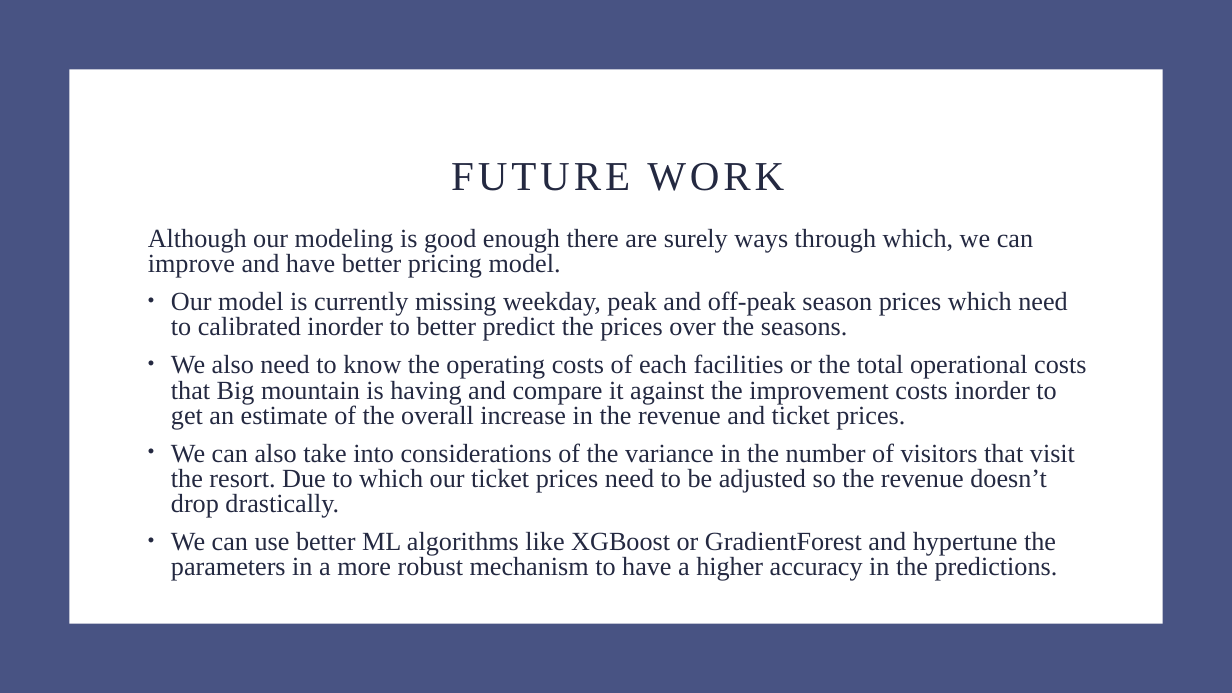
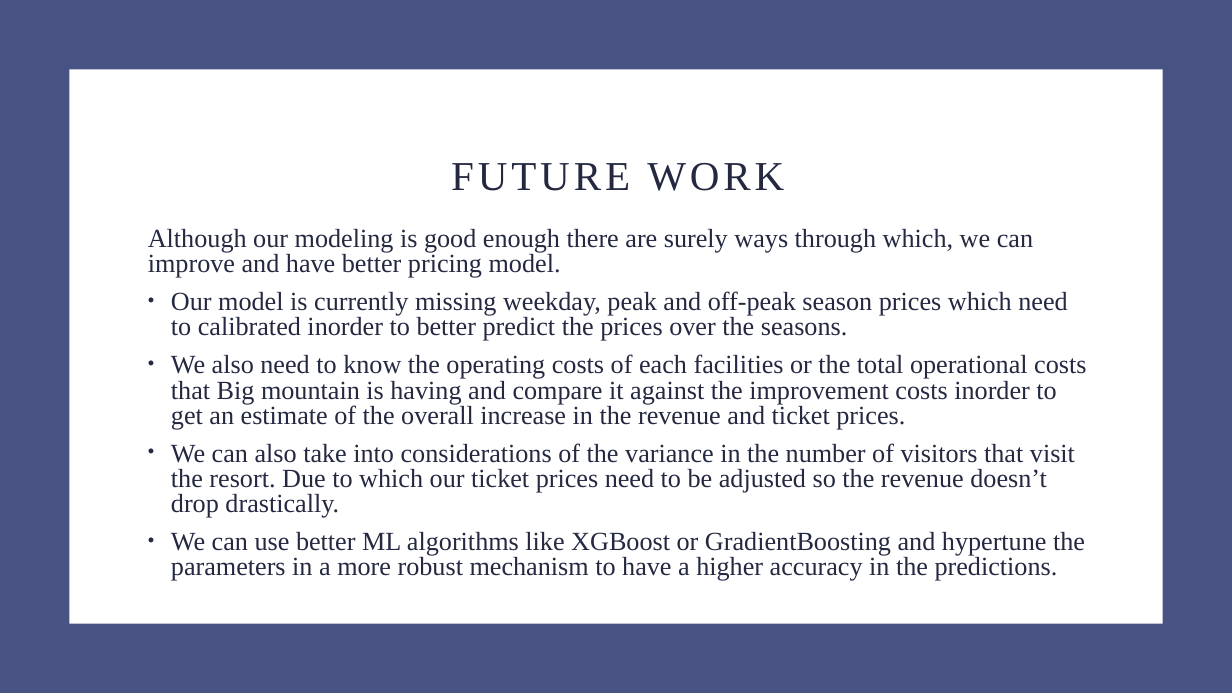
Before and after one commit to dharitsura248/SpringBoard_DataScience, a slide deck: slide 9 of DataScienceGuidedCapstone/Notebooks/Reports/BigMountainResort.pptx. Drawn at 1232x693 pixels with LibreOffice and Linux fonts; fonts in the diff are those of the drawing. Boxes give left, top, right and bottom in pixels: in the first picture for what was removed or moved away, otherwise in the second. Text is boxed around its words. In the diff, an @@ line names an element or a change of style, - is before the commit and + after.

```diff
--- a/DataScienceGuidedCapstone/Notebooks/Reports/BigMountainResort.pptx
+++ b/DataScienceGuidedCapstone/Notebooks/Reports/BigMountainResort.pptx
@@ text at (x1=171, y1=532, x2=1085, y2=581): text changed @@
-• We can use better ML algorithms like XGBoost or GradientForest and hypertune the parameters in a more robust mechanism to have a higher accuracy in the predictions.
+• We can use better ML algorithms like XGBoost or GradientBoosting and hypertune the parameters in a more robust mechanism to have a higher accuracy in the predictions.
```
